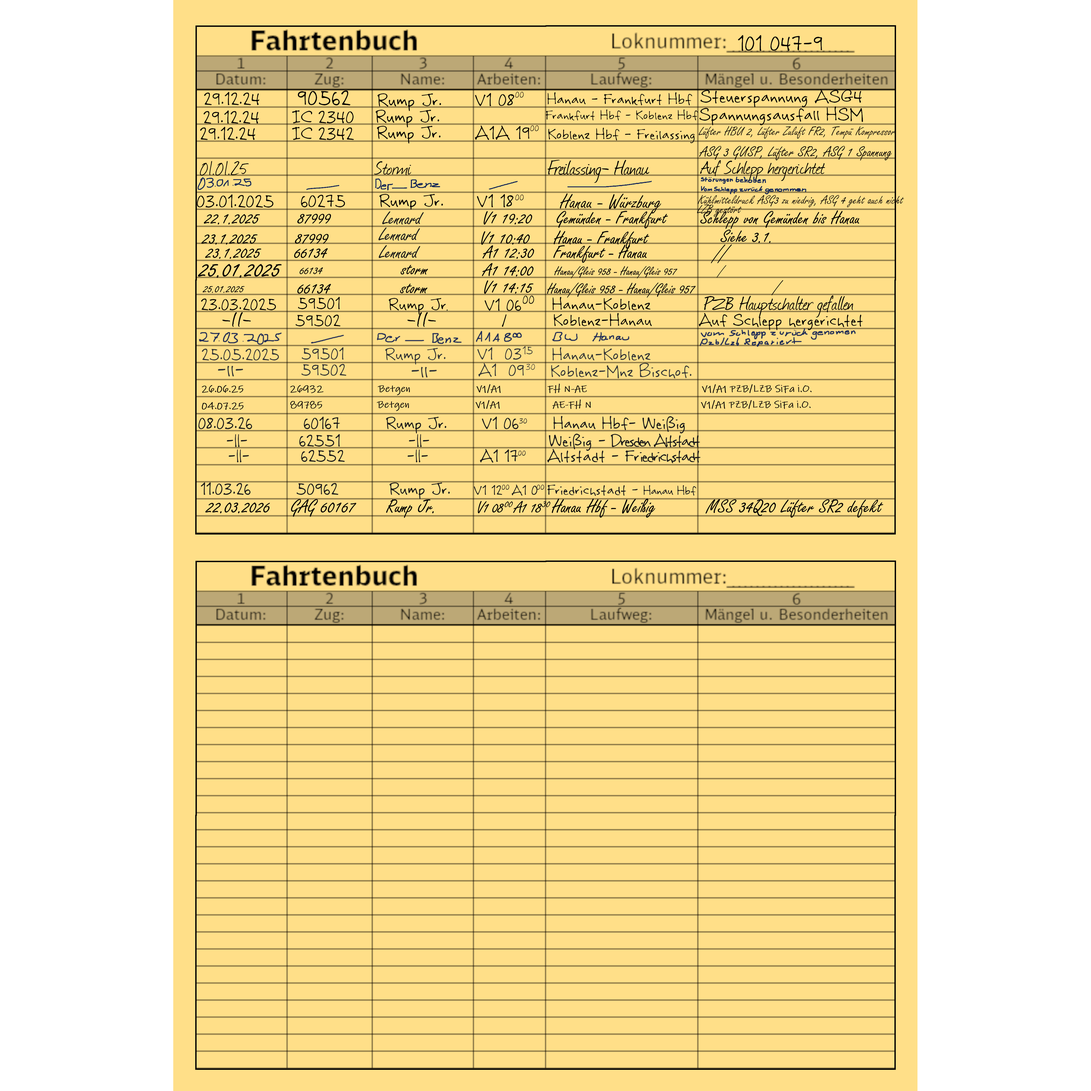
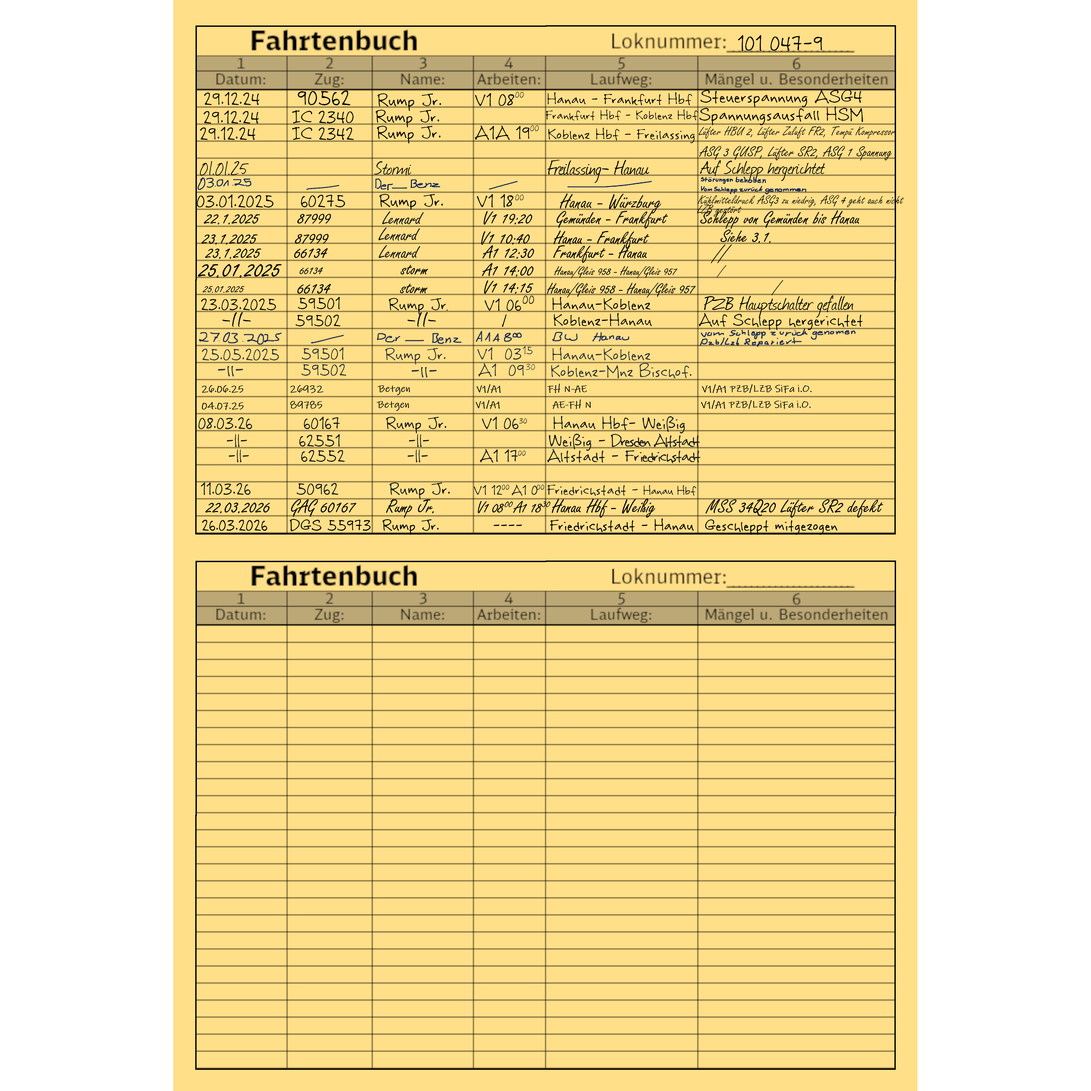
The second 1091x1091 image is a revision of the first. Changes to its layers:
added layer "26.03.2026 DGS 55973 Rump ..." above "00 30" over [202,518,838,536]
